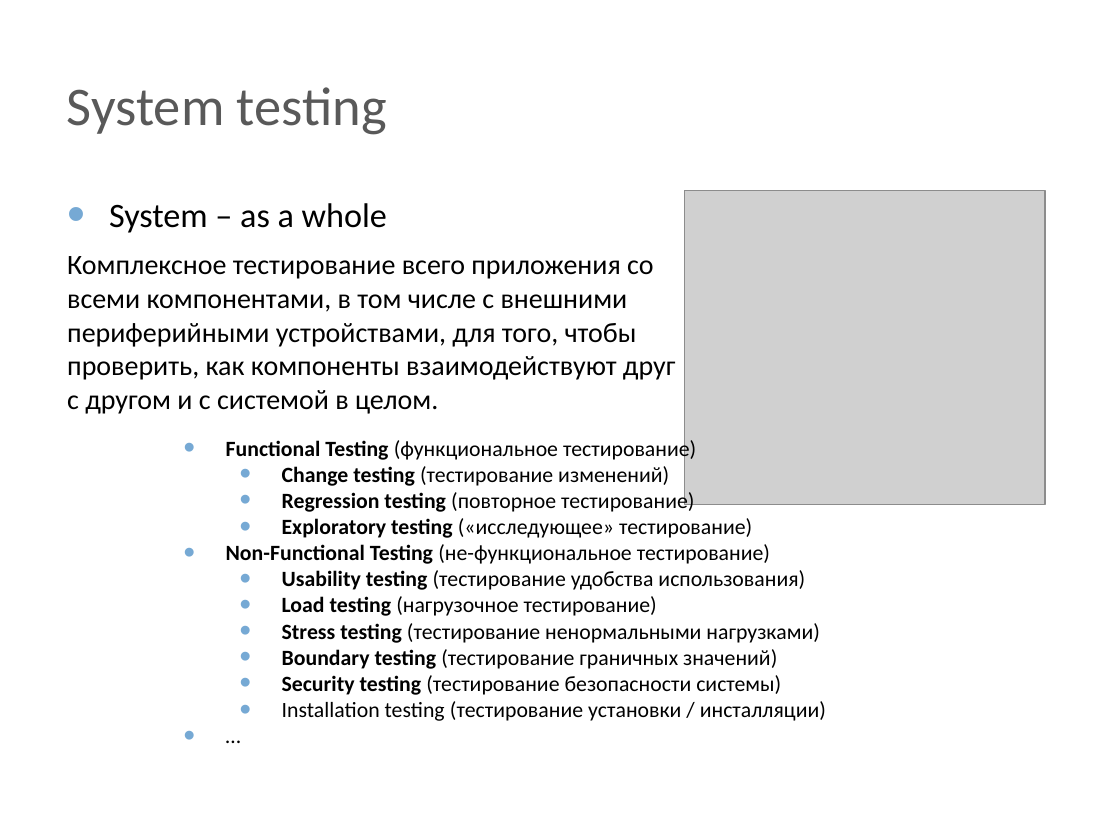
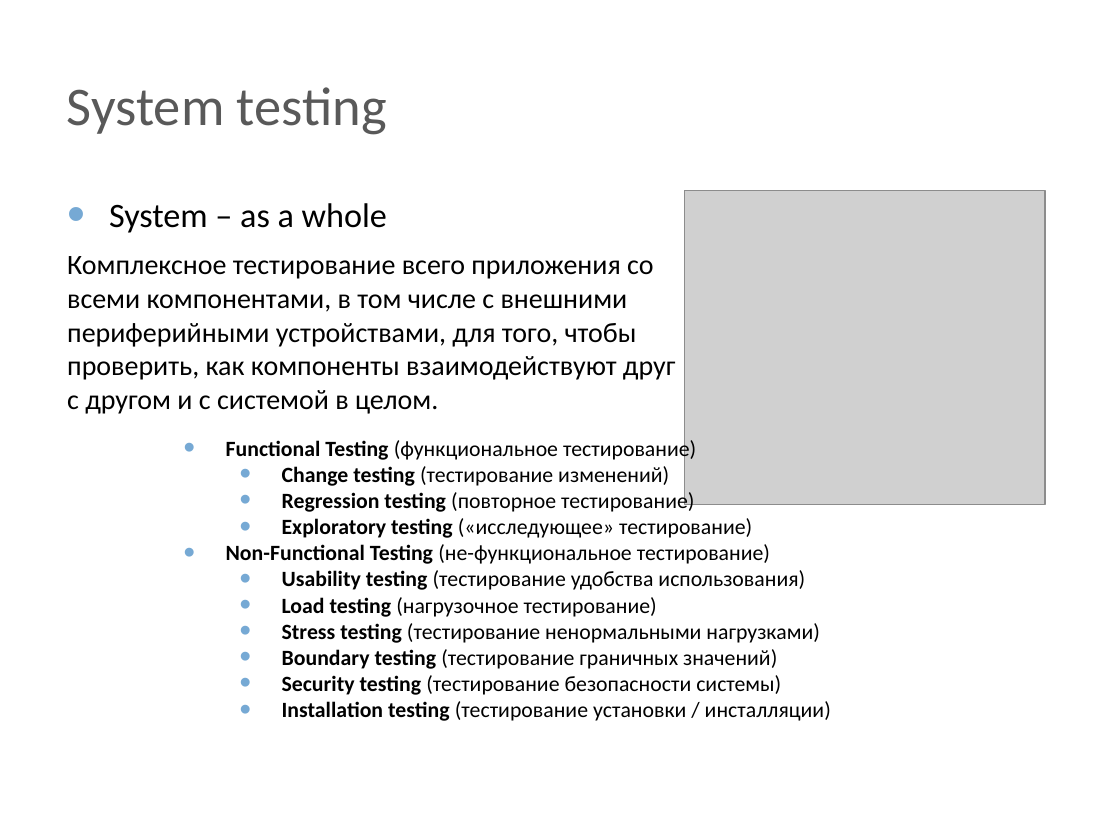
Before and after one commit to BigRacer/swtesting, a slide deck: slide 7 of 2.Testing_types/Testing types.pptx. Drawn at 1120x840 pixels with LibreOffice and Linux fonts; fonts in the diff are those of the drawing; grey boxes stand for pictures; background and template pictures are left out. Boxes give left, top, right and bottom in pixels: in the first picture for what was removed or moved away, otherwise in the second. Text is boxed around its words. In the diff, an @@ line names an element or a change of style, - is before the commit and + after.

```diff
--- a/2.Testing_types/Testing types.pptx
+++ b/2.Testing_types/Testing types.pptx
@@ text at [226, 437, 831, 721]: paragraph removed @@
-• …
@@ text at [282, 701, 831, 721]: bold on in "Installation testing" @@
```
Also in this commit, not shown: 1 other slide changed.
